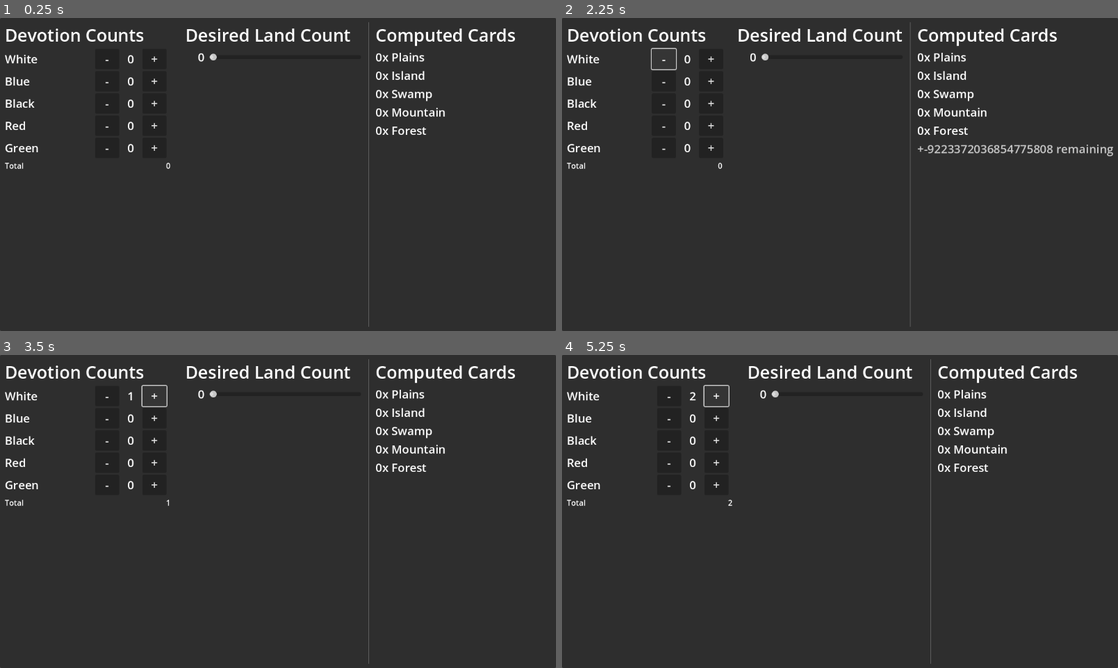
Above: before the commit, frames 1-4 (two rows, left to right).
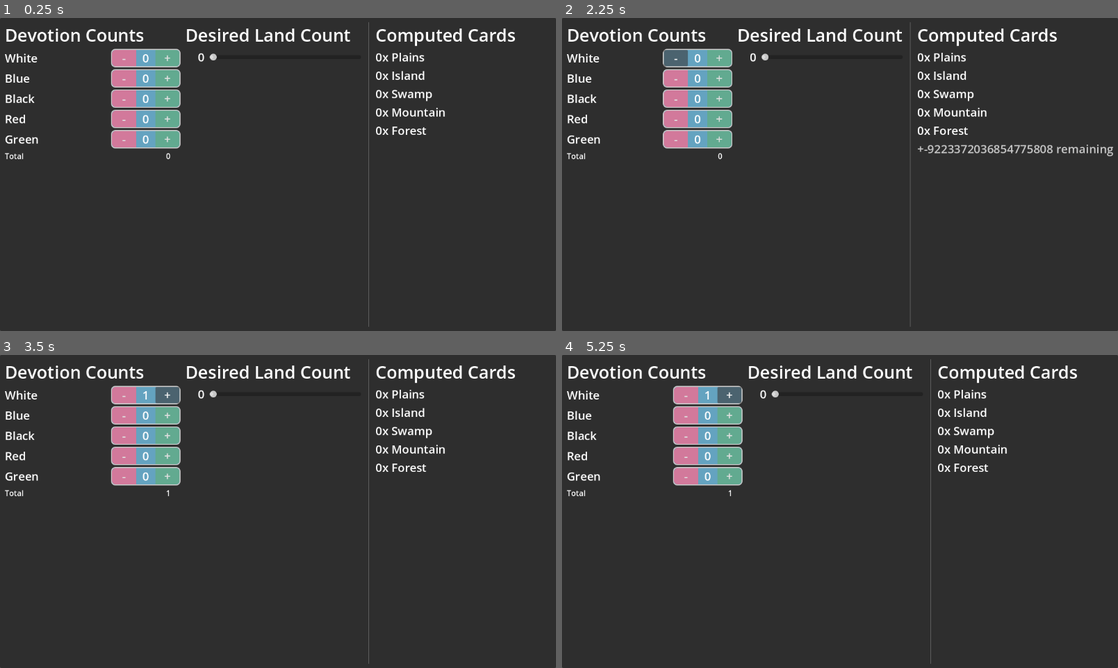
Above: after the commit, the same moments.

Repository: phrasmotica/mtg-helper
Game: Godot game, scene res://scenes/land_calculator.tscn
Same seed, same stepped clock (60 frames per second), same inputs: the game is played once before the commit and once after it.
Inputs:
- Up to frame 1 (0.25 s): no input
- Up to frame 2 (2.25 s): click "-" at 0.5 s; click "+" at 1.25 s; click "-" at 2 s
- Up to frame 3 (3.5 s): click "+" at 2.75 s
- Up to frame 4 (5.25 s): click "-" at 3.5 s; click "+" at 4.25 s; tap Enter at 5 s

The runs differ from the first frame. In frame 1, 4.4% of the frame differs, in the area x 0-33%, y 9-49%; in frame 2, 4.4%; in frame 3, 4.4%; in frame 4, 4.4%.

Commit message:
Improve appearance of button spinner scene

Diff:
--- a/scenes/button_spinner.tscn
+++ b/scenes/button_spinner.tscn
@@ -1,19 +1,30 @@
-[gd_scene load_steps=2 format=3 uid="uid://bo8ppyfh8pltu"]
+[gd_scene load_steps=3 format=3 uid="uid://bo8ppyfh8pltu"]
 
+[ext_resource type="Theme" uid="uid://bptm41y4tvaqr" path="res://theme.tres" id="1_3xxb7"]
 [ext_resource type="Script" path="res://scripts/button_spinner.gd" id="1_xdkxr"]
 
-[node name="ButtonSpinner" type="HBoxContainer"]
-size_flags_horizontal = 3
+[node name="ButtonSpinner" type="PanelContainer"]
+offset_right = 144.0
+offset_bottom = 38.0
+theme = ExtResource("1_3xxb7")
+theme_type_variation = &"SpinnerPanelContainer"
 script = ExtResource("1_xdkxr")
 
-[node name="MinusButton" type="Button" parent="."]
+[node name="HBoxContainer" type="HBoxContainer" parent="."]
+layout_mode = 2
+theme_override_constants/separation = 0
+
+[node name="MinusButton" type="Button" parent="HBoxContainer"]
 unique_name_in_owner = true
 custom_minimum_size = Vector2(50, 0)
 layout_mode = 2
-theme_override_font_sizes/font_size = 24
+size_flags_horizontal = 3
+focus_mode = 0
+mouse_default_cursor_shape = 2
+theme_type_variation = &"SpinnerButtonLeft"
 text = "-"
 
-[node name="AmountLabel" type="Label" parent="."]
+[node name="AmountLabel" type="Label" parent="HBoxContainer"]
 unique_name_in_owner = true
 custom_minimum_size = Vector2(40, 2.08165e-12)
 layout_mode = 2
@@ -21,12 +32,15 @@
 text = "0"
 horizontal_alignment = 1
 
-[node name="PlusButton" type="Button" parent="."]
+[node name="PlusButton" type="Button" parent="HBoxContainer"]
 unique_name_in_owner = true
 custom_minimum_size = Vector2(50, 0)
 layout_mode = 2
-theme_override_font_sizes/font_size = 24
+size_flags_horizontal = 3
+focus_mode = 0
+mouse_default_cursor_shape = 2
+theme_type_variation = &"SpinnerButtonRight"
 text = "+"
 
-[connection signal="pressed" from="MinusButton" to="." method="_on_minus_button_pressed"]
-[connection signal="pressed" from="PlusButton" to="." method="_on_plus_button_pressed"]
+[connection signal="pressed" from="HBoxContainer/MinusButton" to="." method="_on_minus_button_pressed"]
+[connection signal="pressed" from="HBoxContainer/PlusButton" to="." method="_on_plus_button_pressed"]
--- a/scripts/button_spinner.gd
+++ b/scripts/button_spinner.gd
@@ -1,5 +1,5 @@
 @tool
-extends HBoxContainer
+extends PanelContainer
 
 @export
 var maximum: int = 50
--- /dev/null
+++ b/theme.tres
@@ -0,0 +1,37 @@
+[gd_resource type="Theme" load_steps=5 format=3 uid="uid://bptm41y4tvaqr"]
+
+[sub_resource type="StyleBoxFlat" id="StyleBoxFlat_4mlk2"]
+bg_color = Color(0.392701, 0.637098, 0.754504, 1)
+
+[sub_resource type="StyleBoxFlat" id="StyleBoxFlat_ms5pj"]
+bg_color = Color(0.824809, 0.474035, 0.607892, 1)
+corner_radius_top_left = 8
+corner_radius_bottom_left = 8
+
+[sub_resource type="StyleBoxFlat" id="StyleBoxFlat_8ah40"]
+bg_color = Color(0.384998, 0.666134, 0.5657, 1)
+corner_radius_top_right = 8
+corner_radius_bottom_right = 8
+
+[sub_resource type="StyleBoxFlat" id="StyleBoxFlat_ehxbp"]
+bg_color = Color(0.392701, 0.637098, 0.754504, 1)
+border_width_left = 2
+border_width_top = 2
+border_width_right = 2
+border_width_bottom = 2
+corner_radius_top_left = 8
+corner_radius_top_right = 8
+corner_radius_bottom_right = 8
+corner_radius_bottom_left = 8
+
+[resource]
+AmountLabel/base_type = &"Label"
+AmountLabel/styles/normal = SubResource("StyleBoxFlat_4mlk2")
+SpinnerButtonLeft/base_type = &"Button"
+SpinnerButtonLeft/font_sizes/font_size = 24
+SpinnerButtonLeft/styles/normal = SubResource("StyleBoxFlat_ms5pj")
+SpinnerButtonRight/base_type = &"Button"
+SpinnerButtonRight/font_sizes/font_size = 24
+SpinnerButtonRight/styles/normal = SubResource("StyleBoxFlat_8ah40")
+SpinnerPanelContainer/base_type = &"PanelContainer"
+SpinnerPanelContainer/styles/panel = SubResource("StyleBoxFlat_ehxbp")
